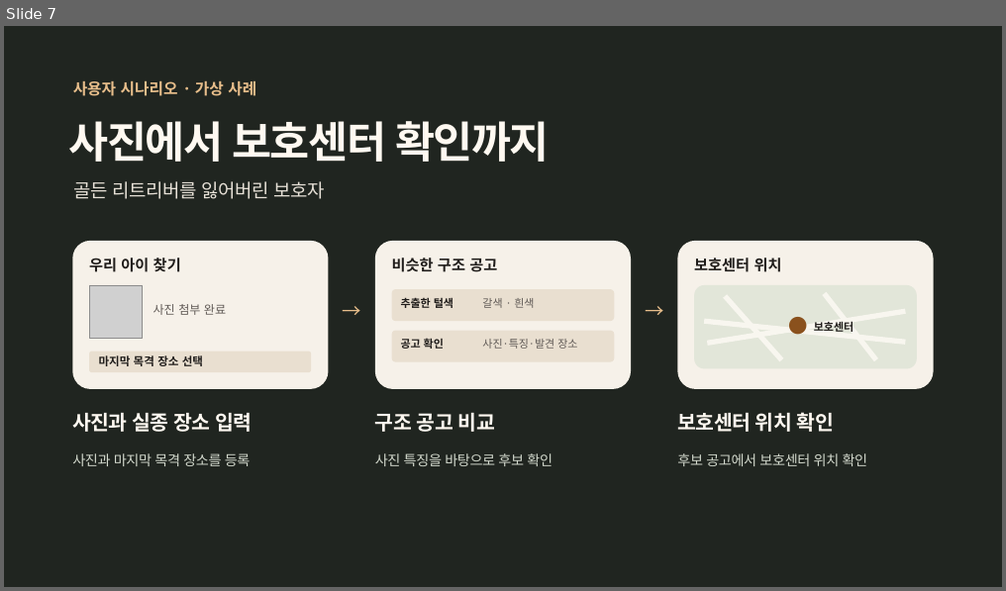
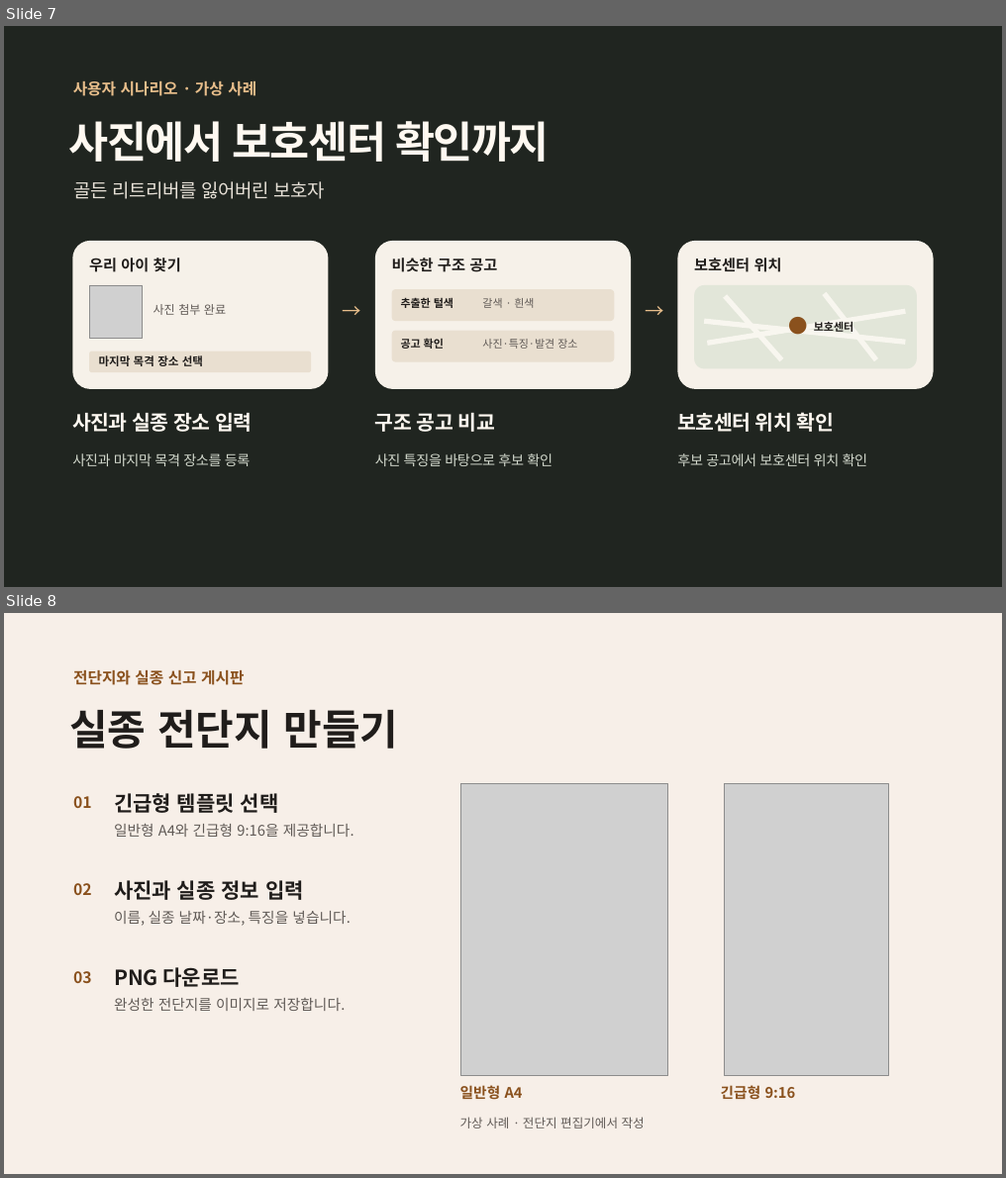
Before and after one commit to aio-03-p2-team1/aio-03-p2-team1, a slide deck: P2/ppt/dasimanna-team-intro.pptx. Shown one above the other, each under a label of ours: slide 7 before the commit, slides 7 and 8 after it. The pictures are 1006x591 and 1006x1178 pixels, drawn with LibreOffice and Linux fonts; fonts in the diff are those of the drawing; grey boxes stand for pictures. Boxes give left, top, right and bottom in pixels: in the first picture for what was removed or moved away, otherwise in the second. Text is boxed around its words. In the diff, an @@ line names an element or a change of style, - is before the commit and + after.

Commit message:
docs: 발표 PPT에 전단지와 동물 검색 시연 추가

```diff
--- a/P2/ppt/dasimanna-team-intro.pptx
+++ b/P2/ppt/dasimanna-team-intro.pptx
@@ slide 8 added at (x1=4, y1=613, x2=1002, y2=1174), background #F7EFE8 @@
@@ text added at (x1=73, y1=669, x2=244, y2=685), 15 pt, text #8A511D, bold @@
+전단지와 실종 신고 게시판
@@ text added at (x1=69, y1=709, x2=399, y2=749), 40 pt, text #201D1B, bold @@
+실종 전단지 만들기
@@ picture added at (x1=461, y1=783, x2=668, y2=1076) @@
@@ picture added at (x1=724, y1=783, x2=889, y2=1076) @@
@@ text added at (x1=73, y1=796, x2=92, y2=808), 15 pt, text #8A511D, bold @@
+01
@@ text added at (x1=114, y1=793, x2=279, y2=813), 20 pt, text #201D1B, bold @@
+긴급형 템플릿 선택
@@ text added at (x1=114, y1=823, x2=354, y2=837), 14 pt, text #605A56 @@
+일반형 A4와 긴급형 9:16을 제공합니다.
@@ text added at (x1=73, y1=883, x2=92, y2=895), 15 pt, text #8A511D, bold @@
+02
@@ text added at (x1=114, y1=880, x2=304, y2=900), 20 pt, text #201D1B, bold @@
+사진과 실종 정보 입력
@@ text added at (x1=114, y1=911, x2=350, y2=926), 14 pt, text #605A56 @@
+이름, 실종 날짜·장소, 특징을 넣습니다.
@@ text added at (x1=114, y1=967, x2=240, y2=987), 20 pt, text #201D1B, bold @@
+PNG 다운로드
@@ text added at (x1=73, y1=971, x2=92, y2=983), 15 pt, text #8A511D, bold @@
+03
@@ text added at (x1=114, y1=998, x2=345, y2=1011), 14 pt, text #605A56 @@
+완성한 전단지를 이미지로 저장합니다.
@@ text added at (x1=460, y1=1085, x2=523, y2=1099), 14 pt, text #8A511D, bold @@
+일반형 A4
@@ text added at (x1=721, y1=1085, x2=796, y2=1100), 14 pt, text #8A511D, bold @@
+긴급형 9:16
@@ text added at (x1=460, y1=1117, x2=645, y2=1129), 12 pt, text #605A56 @@
+가상 사례 · 전단지 편집기에서 작성
```
Also in this commit, not shown: 3 other slides added.
